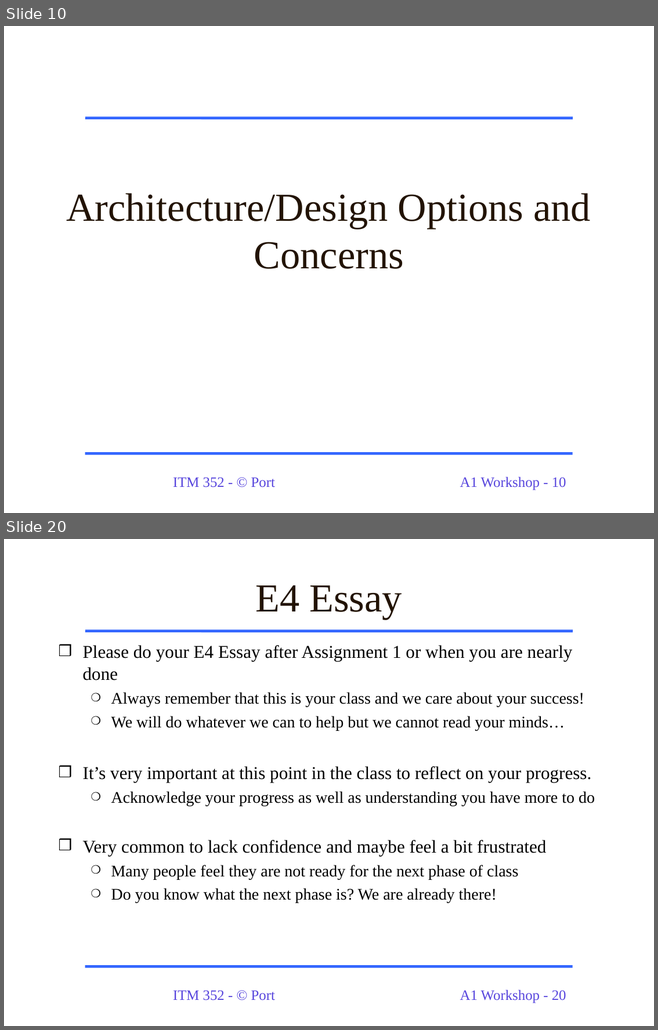
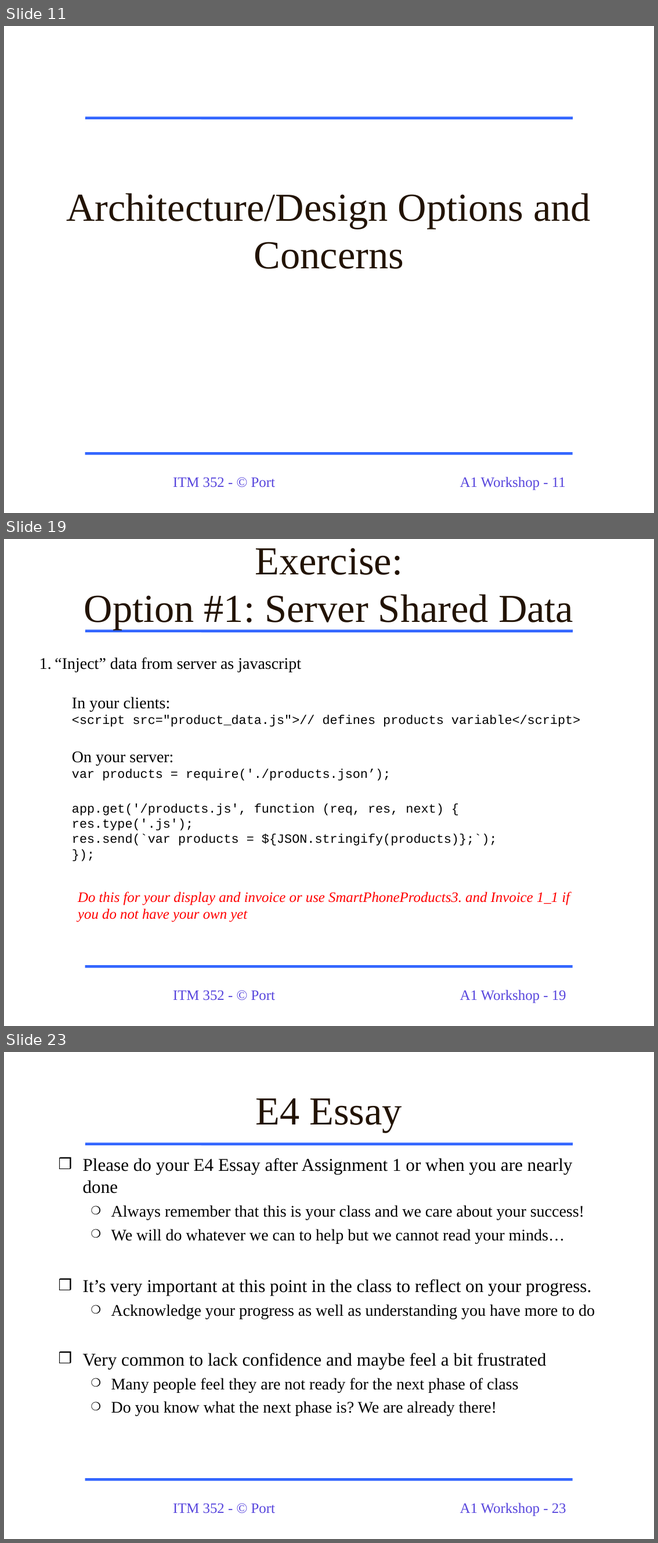
Before and after one commit to dport96/ITM352, a slide deck: morea/130.Assignment1/A1_Workshop_ITM352.ppt. Shown one above the other, each under a label of ours: slides 10 and 20 before the commit, slides 11, 19 and 23 after it; the slides between them are not shown. The pictures are 658x1030 and 658x1543 pixels, drawn with LibreOffice and Linux fonts; fonts in the diff are those of the drawing. Boxes give left, top, right and bottom in pixels: in the first picture for what was removed or moved away, otherwise in the second. Text is boxed around its words. In the diff, an @@ line names an element or a change of style, - is before the commit and + after.

```diff
--- a/morea/130.Assignment1/A1_Workshop_ITM352.ppt
+++ b/morea/130.Assignment1/A1_Workshop_ITM352.ppt
@@ slide 19 added at [4, 539, 654, 1026], background #FFFFFF; not listed: 4 template elements that a slide beside it also shows @@
@@ title added at [84, 548, 573, 629], 44 pt, text #221304 @@
+Exercise:
+Option #1: Server Shared Data
@@ text added at [54, 657, 580, 846], 14 pt, text #000000 @@
+1. “Inject” data from server as javascript
+  In your clients:
+  <script src="product_data.js">// defines products variable</script>
+  On your server:
+  var products = require('./products.json’);
+  app.get('/products.js', function (req, res, next) {
+  res.type('.js');
+  res.send(`var products = ${JSON.stringify(products)};`);
+  });
@@ text added at [78, 892, 570, 922], 16 pt, text #FF0000, italic @@
+  Do this for your display and invoice or use SmartPhoneProducts3. and Invoice 1_1 if you do not have your own yet
@@ what was slide 10 is now slide 11 @@
@@ page number at [460, 477, 565, 491]: text changed @@
-A1 Workshop - 10
+A1 Workshop - 11
@@ what was slide 20 is now slide 23 @@
@@ page number at [460, 1503, 566, 1517]: text changed @@
-A1 Workshop - 20
+A1 Workshop - 23
```
Also in this commit, not shown: 8 slides changed, 4 other slides added, 2 slides removed, 2 other files.
